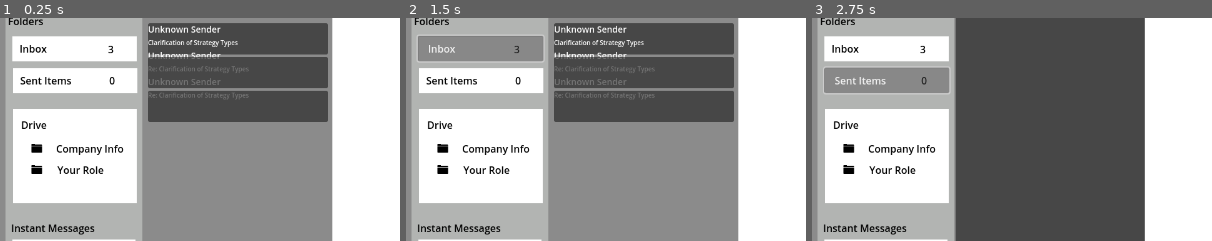
Above: before the commit, frames 1-3 (left to right).
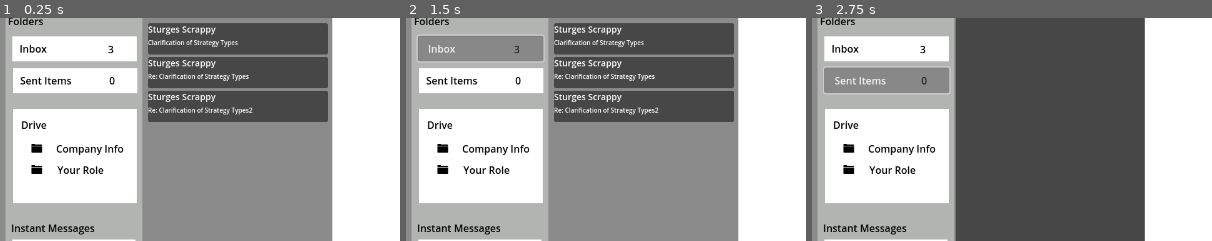
Above: after the commit, the same moments.

Repository: NMurphyGSU/InboxSimulator
Game: Godot game, scene res://inbox.tscn
The game is run twice, just before and just after one commit, with the same random seed, the same clock (stepped at 60 frames per second) and the same inputs. This scene is started directly instead of the project's main scene.
Inputs (mouse positions are % of the whole screen's width and height, from its top left):
- Up to frame 1 (0.25 s): no input
- Up to frame 2 (1.5 s): click (9, 83) at 0.52 s; type "Alex" at 0.6 s; click "Inbox" at 1.25 s
- Up to frame 3 (2.75 s): click "Sent Items" at 2 s
The pictures show only the part of the screen within x 0-50%, y 20-70%; the shares and areas given below are measured in that part.

The runs differ from the first frame. In frame 1, 2.3% of the frame differs, in the area x 37-64%, y 3-44%; in frame 2, 2.3%; in frame 3, nothing differs.

Commit message:
Fixed sender issue, emails populate fine and are switched to read after clicking. Everything populates fine. Next issue is having emails move to sent after clicking the submit button on a question. Pushing now because I keep messing up my code and I need a failsafe.

Diff:
--- a/inbox-simulator/InboxScene.gd
+++ b/inbox-simulator/InboxScene.gd
@@ -44,6 +44,7 @@
 var title = ""
 var color #This should be a circle in this color next to the sender's name- save as an array and then select the color from there
 var sender_lookup = {}
+var sid
 
 #---------------------------------------------------------------------------------------------------
 
@@ -128,7 +129,7 @@
 	print(senders_object.data)
 
 	for sender in senders_object.data["senders"]:
-		sender_lookup[sender["id"]] = sender["name"] #key value pairs
+		sender_lookup[int(sender["id"])] = sender["name"] #key value pairs
 
 	print("sender_lookup populated with:", sender_lookup) #this is correct
 
@@ -157,7 +158,7 @@
 	else:
 		label.append_text("[i][color=gray]No company info available.[/color][/i]")
 
-func get_sender_name(sid: int) -> String:
+func get_sender_name(sender_id: int) -> String:
 	#var email
 	print("get_sender_name method accessed")
 	if sender_id == null:
@@ -167,12 +168,10 @@
 
 	return sender_lookup.get(sender_id, "Unknown Sender")
 
-
-func populate_unread_emails(): # I think this is close, but nothing is displaying correctly in the vbox. Also sender names still not populating.
-
-	var email_container = VBoxContainer.new()
+func populate_unread_emails(): #
 
 	for email in emails: #for each email that is inside of the emails array (runs for each email)
+		#var email_container = VBoxContainer.new()
 		if email == null: #if that email is null then
 			print("email is null") #tell me that email is null
 			continue
@@ -183,16 +182,39 @@
 		var sid = email["sender_id"] #assigns the sender id of that email to sid
 		var subject = email["subject"] #assigns the subject of the email to the subject variable
 
+		var email_container = VBoxContainer.new()
+
+
+		#-----This part allows me to fiddle with the formatting but as of now it breaks the read/unread portion. Leaving for now----------------------------
+		#var sender_margin = MarginContainer.new()
+		#sender_margin.add_theme_constant_override("margin_left", 10)
+		#sender_margin.add_theme_constant_override("margin_top", 5)
+		#var sender_label = Label.new()
+		#sender_label.text = get_sender_name(sid)
+		#sender_label.add_theme_font_size_override("font_size", 14)
+		#email_container.add_child(sender_label)
+		#sender_margin.add_child(sender_label)
+		#email_container.add_child(sender_margin)
+
+		#var subject_margin = MarginContainer.new()
+		#subject_margin.add_theme_constant_override("margin_left", 10)
+		#var subject_label = Label.new()
+		#subject_label.text = email["subject"]
+		#subject_label.add_theme_font_size_override("font_size", 10)
+		#subject_margin.add_child(subject_label)
+		#email_container.add_child(subject_margin)
+		#--------------------------------------------------------------------------------------------------------------------------------------------------
+
 		var sender_label = Label.new() #Create a label for the vbox for the Sender
 		sender_label.text = get_sender_name(sid) #populate it ***I think this line is the issue?***
 		sender_label.add_theme_font_size_override("font_size", 14) #formatting
-		sender_label.add_theme_constant_override("margin_left", 10) #formatting
+		sender_label.add_theme_constant_override("margin_left", 50) #formatting This line isn't working **because it isn't a margin container. Will fix
 		email_container.add_child(sender_label) #adds the sender info the the email
 
 		var subject_label = Label.new() #creates a new label called subject_name
 		subject_label.text = subject #populates the text from the subject_label with the subject
 		subject_label.add_theme_font_size_override("font_size", 10)#formatting
-		subject_label.add_theme_constant_override("margin_left", 10)#formatting
+		subject_label.add_theme_constant_override("margin_left", 50)#formatting Fix to margin container
 		email_container.add_child(subject_label) #adds the subject to the email
 
 		var panel = Panel.new()
@@ -200,65 +222,65 @@
 		panel.connect("gui_input", Callable(self, "_on_email_click").bind(email))
 		panel.add_child(email_container)
 		panel.mouse_filter = Control.MOUSE_FILTER_STOP
-		$Unread_Messages/Unread_Vbox.add_child(panel) #Places the panels behind the individual emails. But only the first one?? The rest are on top.
-
-#---------------------------------------------------------------------------------------------------
-
-
-
-func _on_email_selected(email_data): #when an email is selected
-	pass
+		$Unread_Messages/Unread_Vbox.add_child(panel)
+
+func _on_email_selected(email): #when an email is selected
+	#pass
 #-----Testing---------------------------------------------------------------------------------------
-	#current_email = email_data
-	#var full_text = "[color=black][b]From:[/b] %s\n[b]Subject:[/b] %s\n\n%s[/color]" % [
-	#	email_data.sender,
-	#	email_data.subject,
-	#	email_data.body
-	#]
-	#$Main_Message/Main_Area.bbcode_text = full_text
-
-	#if not email_data.read:
-	#	var email_container = VBoxContainer.new()
-
-	#	var sender_margin = MarginContainer.new()
-	#	sender_margin.add_theme_constant_override("margin_left", 10)
-	#	var sender_label = Label.new()
-	#	sender_label.text = current_email.sender
-	#	sender_label.add_theme_font_size_override("font_size", 14)
-	#	sender_margin.add_child(sender_label)
-	#	email_container.add_child(sender_margin)
-
-	#	var subject_margin = MarginContainer.new()
-	#	subject_margin.add_theme_constant_override("margin_left", 10)
-	#	var subject_label = Label.new()
-	#	subject_label.text = current_email.subject
-	#	subject_label.add_theme_font_size_override("font_size", 10)
-	#	subject_margin.add_child(subject_label)
-	#	email_container.add_child(subject_margin)
-
-	#	var panel = Panel.new()
-	#	panel.custom_minimum_size = Vector2(0, 50)
-	#	panel.connect("gui_input", Callable(self, "_on_email_click").bind(email_data))
-	#	panel.add_child(email_container)
-	#	panel.mouse_filter = Control.MOUSE_FILTER_STOP
-
-	#	$Read_Messages/Read_Vbox.add_child(panel)
-
-	#	for child in $Unread_Messages/Unread_Vbox.get_children():
-	#		if child.get_child_count() > 0:
-	#			var container = child.get_child(0)
-	#			if container is VBoxContainer and container.get_child_count() > 1:
-	#				var subject_check = container.get_child(1)
-	#				if subject_check is Label and subject_check.text == email_data.subject:
-	#					child.queue_free()
-	#					break
-
-		#email_data.read = true
-	#	update_email_counters()
-
-func _on_email_click(event: InputEvent, email_data): #when the user clicks the emails
+	current_email = email
+	var sid = email["sender_id"]
+
+	var full_text = "[color=black][b]From:[/b] %s\n[b]Subject:[/b] %s\n\n%s[/color]" % [
+		get_sender_name(sid),
+		email.subject,
+		email.question
+	]
+	$Main_Message/Main_Area.bbcode_text = full_text
+
+	if not email.read:
+
+		var email_container = VBoxContainer.new()
+
+		var sender_margin = MarginContainer.new()
+		sender_margin.add_theme_constant_override("margin_left", 10)
+		sender_margin.add_theme_constant_override("margin_top", 5)
+		var sender_label = Label.new()
+		sender_label.text = get_sender_name(sid)
+		sender_label.add_theme_font_size_override("font_size", 14)
+		sender_margin.add_child(sender_label)
+		email_container.add_child(sender_margin)
+
+		var subject_margin = MarginContainer.new()
+		subject_margin.add_theme_constant_override("margin_left", 10)
+		var subject_label = Label.new()
+		subject_label.text = email["subject"]
+		subject_label.add_theme_font_size_override("font_size", 10)
+		subject_margin.add_child(subject_label)
+		email_container.add_child(subject_margin)
+
+		var panel = Panel.new()
+		panel.custom_minimum_size = Vector2(0, 50)
+		panel.connect("gui_input", Callable(self, "_on_email_click").bind(email))
+		panel.add_child(email_container)
+		panel.mouse_filter = Control.MOUSE_FILTER_STOP
+
+		$Read_Messages/Read_Vbox.add_child(panel)
+
+		for child in $Unread_Messages/Unread_Vbox.get_children():
+			if child.get_child_count() > 0:
+				var container = child.get_child(0)
+				if container is VBoxContainer and container.get_child_count() > 1:
+					var subject_check = container.get_child(1)
+					if subject_check is Label and subject_check.text == email.subject:
+						child.queue_free()
+						break
+
+	email.read = true
+	update_email_counters()
+
+func _on_email_click(event: InputEvent, email): #when the user clicks the emails
 	if event is InputEventMouseButton and event.pressed:
-		_on_email_selected(email_data)
+		_on_email_selected(email)
 
 func update_email_counters(): #handles the counters on the side panel
 	var inbox_count = 0
@@ -272,62 +294,123 @@
 		else:
 			inbox_count += 1
 #-----------------------------
+	for email in emails:
+		print(email["subject"], " answered? ", email.get("answered", false))
 
 	$Side_Panel/Inbox_Number.text = str(inbox_count)
 	$Side_Panel/Sent_Items_Number.text = str(sent_count)
 
-#-----Handles panel switching between objects in the game-------------------------------------------
+#-----Mostly handles panel switching between objects in the game-------------------------------------------
 
 func _on_submit_button_pressed() -> void: #handles what happens when the user answers the emails **probably put attribute info here**
 	$Response.visible = false
 	$Answer.visible = false
 
+	current_email = email
+	if current_email and not current_email.get("answered", false):
+		current_email["answered"] = true
+
+	#current_email = email
 	#if current_email and not current_email["answered"]:
-
 	#	current_email.answered = true
 
-
-	#	var unread_box = $Unread_Messages/Unread_Vbox
-	#	var read_box = $Read_Messages/Read_Vbox
-
-	#	for box in [unread_box, read_box]:
-	#		for child in box.get_children():
-	#			if child.get_child_count() > 0:
-	#				var container = child.get_child(0)
-	#				if container is VBoxContainer and container.get_child_count() > 1:
-	#					var subject_check = container.get_child(1)
-	#					if subject_check is MarginContainer and subject_check.get_child_count() > 0:
-	#						var subject_check_label = subject_check.get_child(0)
-	#						if subject_check_label is Label and subject_check_label.text == current_email.subject:
-	#							child.queue_free()
-	#							break
-
-	#	var email_container = VBoxContainer.new()
-
-	#	var sender_margin = MarginContainer.new()
-	#	sender_margin.add_theme_constant_override("margin_left", 10)
-	#	var sender_label = Label.new()
-	#	sender_label.text = current_email.sender
-	#	sender_label.add_theme_font_size_override("font_size", 14)
-	#	sender_margin.add_child(sender_label)
-	#	email_container.add_child(sender_margin)
-
-	#	var subject_margin = MarginContainer.new()
-	#	subject_margin.add_theme_constant_override("margin_left", 10)
-	#	var subject_label = Label.new()
-	#	subject_label.text = current_email.subject
-	#	subject_label.add_theme_font_size_override("font_size", 10)
-	#	subject_margin.add_child(subject_label)
-	#	email_container.add_child(subject_margin)
-
-	#	var panel = Panel.new()
-	#	panel.custom_minimum_size = Vector2(0, 50)
-	#	panel.add_child(email_container)
-	#	panel.mouse_filter = Control.MOUSE_FILTER_IGNORE
-
-	#	$Sent_Items/Sent_Vbox.add_child(panel)
-
-	#	update_email_counters()
+		var unread_box = $Unread_Messages/Unread_Vbox
+		var read_box = $Read_Messages/Read_Vbox
+
+		for box in [unread_box, read_box]:
+			for child in box.get_children():
+				if child.get_child_count() > 0:
+					var container = child.get_child(0)
+					if container is VBoxContainer and container.get_child_count() > 1:
+						var subject_check = container.get_child(1)
+						if subject_check is MarginContainer and subject_check.get_child_count() > 0: #check this one
+							var subject_check_label = subject_check.get_child(0)
+							if subject_check_label is Label and subject_check_label.text == current_email.subject:
+								child.queue_free()
+								break
+
+		var email_container = VBoxContainer.new()
+
+		var sender_label = Label.new() #Create a label for the vbox for the Sender
+		sender_label.text = get_sender_name(sid) #populate it ***I think this line is the issue?***
+		sender_label.add_theme_font_size_override("font_size", 14) #formatting
+		sender_label.add_theme_constant_override("margin_left", 50) #formatting This line isn't working **because it isn't a margin container. Will fix
+		email_container.add_child(sender_label) #adds the sender info the the email
+
+		var subject_label = Label.new() #creates a new label called subject_name
+		subject_label.text = subject #populates the text from the subject_label with the subject
+		subject_label.add_theme_font_size_override("font_size", 10)#formatting
+		subject_label.add_theme_constant_override("margin_left", 50)#formatting Fix to margin container
+		email_container.add_child(subject_label) #adds the subject to the email
+
+		var panel = Panel.new()
+		panel.custom_minimum_size = Vector2(0, 50)
+		panel.connect("gui_input", Callable(self, "_on_email_click").bind(email))
+		panel.add_child(email_container)
+		panel.mouse_filter = Control.MOUSE_FILTER_STOP
+		$Unread_Messages/Unread_Vbox.add_child(panel)
+
+
+		#var email_container = VBoxContainer.new()
+		#var subject = email["subject"]
+		#var sender_label = Label.new()
+		#sender_label.text = get_sender_name(sid)
+		#sender_label.add_theme_font_size_override("font_size", 14)
+		#sender_label.add_theme_constant_override("margin_left", 10)
+		#email_container.add_child(sender_label)
+
+		#var subject_margin = MarginContainer.new()
+		#subject_margin.add_theme_constant_override("margin_left", 10)
+		#var subject_label = Label.new()
+		#subject_label.text = current_email.subject
+		#subject_label.add_theme_font_size_override("font_size", 10)
+		#subject_margin.add_child(subject_label)
+		#email_container.add_child(subject_margin)
+
+		#var panel = Panel.new()
+		#panel.custom_minimum_size = Vector2(0, 50)
+		#panel.connect("gui_input", Callable(self, "_on_email_click").bind(email))
+		#panel.add_child(email_container)
+		#panel.mouse_filter = Control.MOUSE_FILTER_STOP
+
+		#$Read_Messages/Read_Vbox.add_child(panel)
+
+		for child in $Unread_Messages/Unread_Vbox.get_children():
+			if child.get_child_count() > 0:
+				var container = child.get_child(0)
+				if container is VBoxContainer and container.get_child_count() > 1:
+					var subject_check = container.get_child(1)
+					if subject_check is Label and subject_check.text == email.subject:
+						child.queue_free()
+						break
+
+
+		#var email_container = VBoxContainer.new()
+
+		#var sender_margin = MarginContainer.new()
+		#sender_margin.add_theme_constant_override("margin_left", 10)
+		#var sender_label = Label.new()
+		#sender_label.text = current_email.sender
+		#sender_label.add_theme_font_size_override("font_size", 14)
+		#sender_margin.add_child(sender_label)
+		#email_container.add_child(sender_margin)
+
+		#var subject_margin = MarginContainer.new()
+		#subject_margin.add_theme_constant_override("margin_left", 10)
+		#var subject_label = Label.new()
+		#subject_label.text = current_email.subject
+		#subject_margin.add_child(subject_label)
+		#email_container.add_child(subject_margin)
+
+		#var panel = Panel.new()
+		#panel.custom_minimum_size = Vector2(0, 50)
+		#panel.add_child(email_container)
+		#panel.mouse_filter = Control.MOUSE_FILTER_IGNORE
+
+		$Sent_Items/Sent_Vbox.add_child(panel)
+		print("Marking answered:", current_email["subject"])
+
+		update_email_counters()
 
 func _on_exit_button_pressed() -> void: #button to quit the game
 	get_tree().quit()
--- a/inbox-simulator/inbox.tscn
+++ b/inbox-simulator/inbox.tscn
@@ -368,9 +368,9 @@
 [node name="Read_Vbox" type="VBoxContainer" parent="Read_Messages"]
 layout_mode = 0
 offset_left = 7.0
-offset_top = 47.0
+offset_top = 43.0
 offset_right = 295.0
-offset_bottom = 597.0
+offset_bottom = 593.0
 
 [node name="Read_Unread" type="CheckButton" parent="."]
 offset_left = 376.0
@@ -397,9 +397,9 @@
 
 [node name="Main_Area" type="RichTextLabel" parent="Main_Message"]
 layout_mode = 0
-offset_left = 2.0
-offset_top = 1.0
-offset_right = 728.0
+offset_left = 22.0
+offset_top = 25.0
+offset_right = 705.0
 offset_bottom = 493.0
 theme_override_colors/default_color = Color(0, 0, 0, 1)
 bbcode_enabled = true
@@ -631,7 +631,6 @@
 text = "X"
 
 [node name="Sent_Items" type="Panel" parent="."]
-visible = false
 offset_left = 233.0
 offset_top = 110.0
 offset_right = 536.0
--- a/inbox-simulator/sample-data/questions.json
+++ b/inbox-simulator/sample-data/questions.json
@@ -64,7 +64,7 @@
         {
             "id": 3,
             "sender_id": 1,
-            "subject": "Re: Clarification of Strategy Types",
+            "subject": "Re: Clarification of Strategy Types2",
             "question": "That's no quite right, I was expecting you to choose Business Strategy.\n\n I know it seems si …(433 unchanged characters)…
             "randomize_answers": false,
             "answers": [
